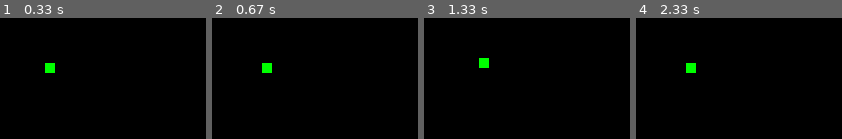
Above: before the commit, frames 1-4 (left to right).
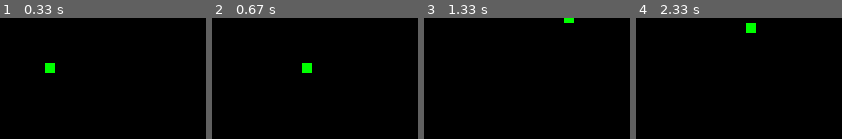
Above: after the commit, the same moments.

Repository: Jaysurya909/Pygames
Game: pygame game, started from snakegame.py
The game is run twice, just before and just after one commit, with the same random seed, the same clock (stepped at 60 frames per second) and the same inputs.
Inputs:
- Up to frame 1 (0.33 s): no input
- Up to frame 2 (0.67 s): hold Right from 0.33 s (still down)
- Up to frame 3 (1.33 s): release Right at 0.8 s; hold Up 0.83-1.13 s; hold Right from 1.17 s (still down)
- Up to frame 4 (2.33 s): release Right at 1.63 s; hold Left 1.67-2.2 s; hold Down from 2.23 s (still down)

Frame 1 is identical in both runs. In frame 2, 0.8% of the frame differs, in the area x 24-49%, y 37-46%; in frame 3, 0.6%; in frame 4, 0.8%.

Commit message:
continuos movement of the snake

Diff:
--- a/snakegame.py
+++ b/snakegame.py
@@ -21,7 +21,11 @@
 snake_y=45
 snake_size_x=10
 snake_size_y=10
+snake_velocity_x=5
+snake_velocity_y=5
 exit_game=False
+direction=None
+
 
 #Gameloop
 while not exit_game:
@@ -36,13 +40,30 @@
 
         if event.type==pygame.KEYDOWN:
             if event.key==pygame.K_RIGHT:
-                snake_x=snake_x+5
+                # snake_x=snake_x+snake_velocity_x
+                direction=3
             if event.key==pygame.K_LEFT:
-                snake_x=snake_x-5
+                # snake_x=snake_x-snake_velocity_x
+                direction=4
             if event.key==pygame.K_UP:
-                snake_y=snake_y-5
+                # snake_y=snake_y-snake_velocity_y
+                direction=1
             if event.key==pygame.K_DOWN:
-                snake_y=snake_y+5
+                # snake_y=snake_y+snake_velocity_y
+                direction=2
+
+    if(direction==1):
+        snake_y=snake_y-snake_velocity_y
+    elif(direction==2):
+        snake_y=snake_y+snake_velocity_y
+    elif(direction==3):
+        snake_x=snake_x+snake_velocity_x
+    elif(direction==4):
+        snake_x=snake_x-snake_velocity_x
+
+
+
+
 
 
 
